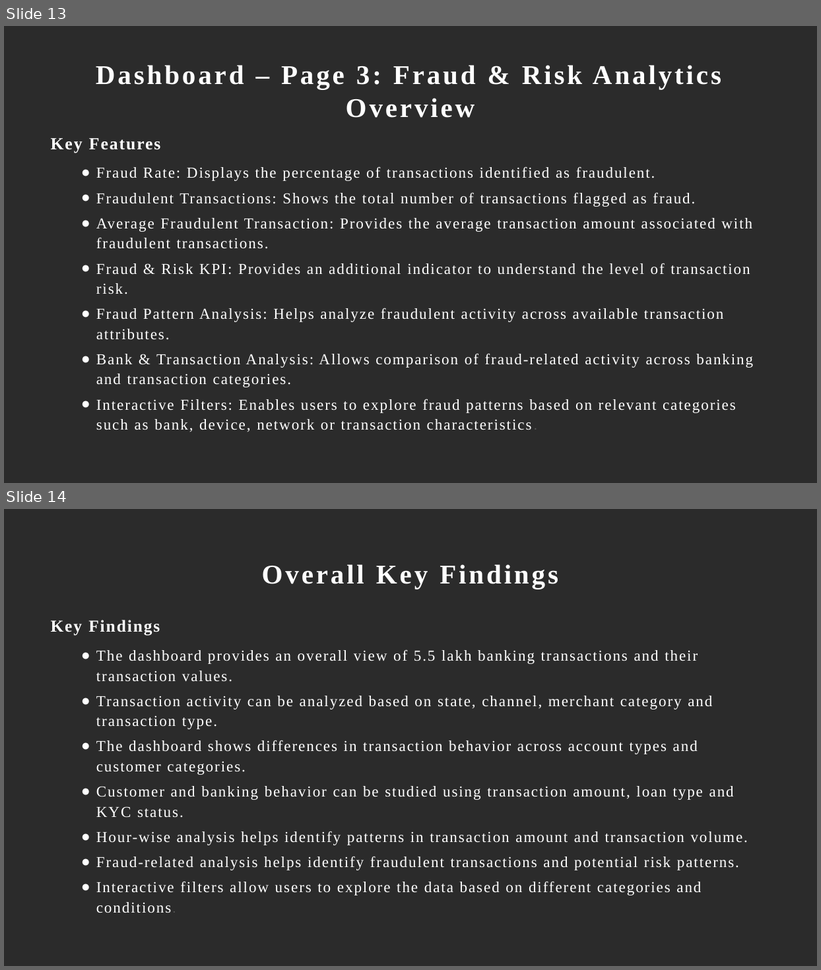
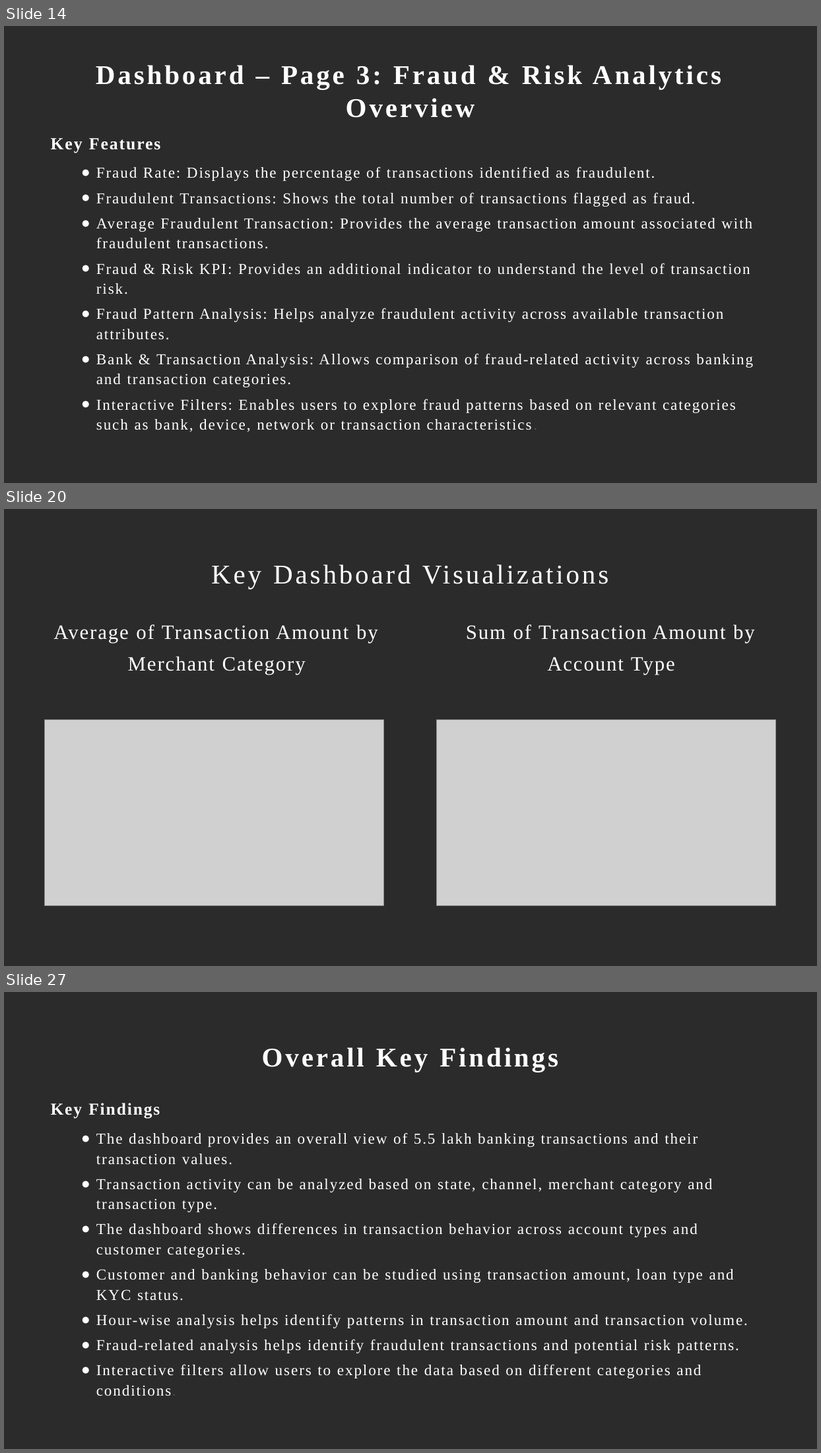
Before and after one commit to monika82004/Indian-Banking-Transaction, a slide deck: Indian Banking Transaction.pptx. Shown one above the other, each under a label of ours: slides 13 and 14 before the commit, slides 14, 20 and 27 after it; the slides between them are not shown. The pictures are 821x970 and 821x1453 pixels, drawn with LibreOffice and Linux fonts; fonts in the diff are those of the drawing; grey boxes stand for pictures; background and template pictures are left out; a plain dark background stands for a picture behind light text. Boxes give left, top, right and bottom in pixels: in the first picture for what was removed or moved away, otherwise in the second. Text is boxed around its words. In the diff, an @@ line names an element or a change of style, - is before the commit and + after.

```diff
--- a/Indian Banking Transaction.pptx
+++ b/Indian Banking Transaction.pptx
@@ slide 20 added at <box>4,509,817,966</box>, background picture (left out) @@
@@ title added at <box>211,564,609,589</box>, 32 pt, text #FFFFFF @@
+Key Dashboard Visualizations
@@ text added at <box>54,625,378,675</box>, 24 pt, text #FFFFFF @@
+Average of Transaction Amount by Merchant Category
@@ text added at <box>466,625,755,675</box>, 24 pt, text #FFFFFF @@
+Sum of Transaction Amount by Account Type
@@ picture added at <box>45,720,384,906</box> @@
@@ picture added at <box>437,720,776,906</box> @@
@@ what was slide 13 is now slide 14 @@
@@ what was slide 14 is now slide 27 @@
```
Also in this commit, not shown: 3 slides changed, 12 other slides added.
